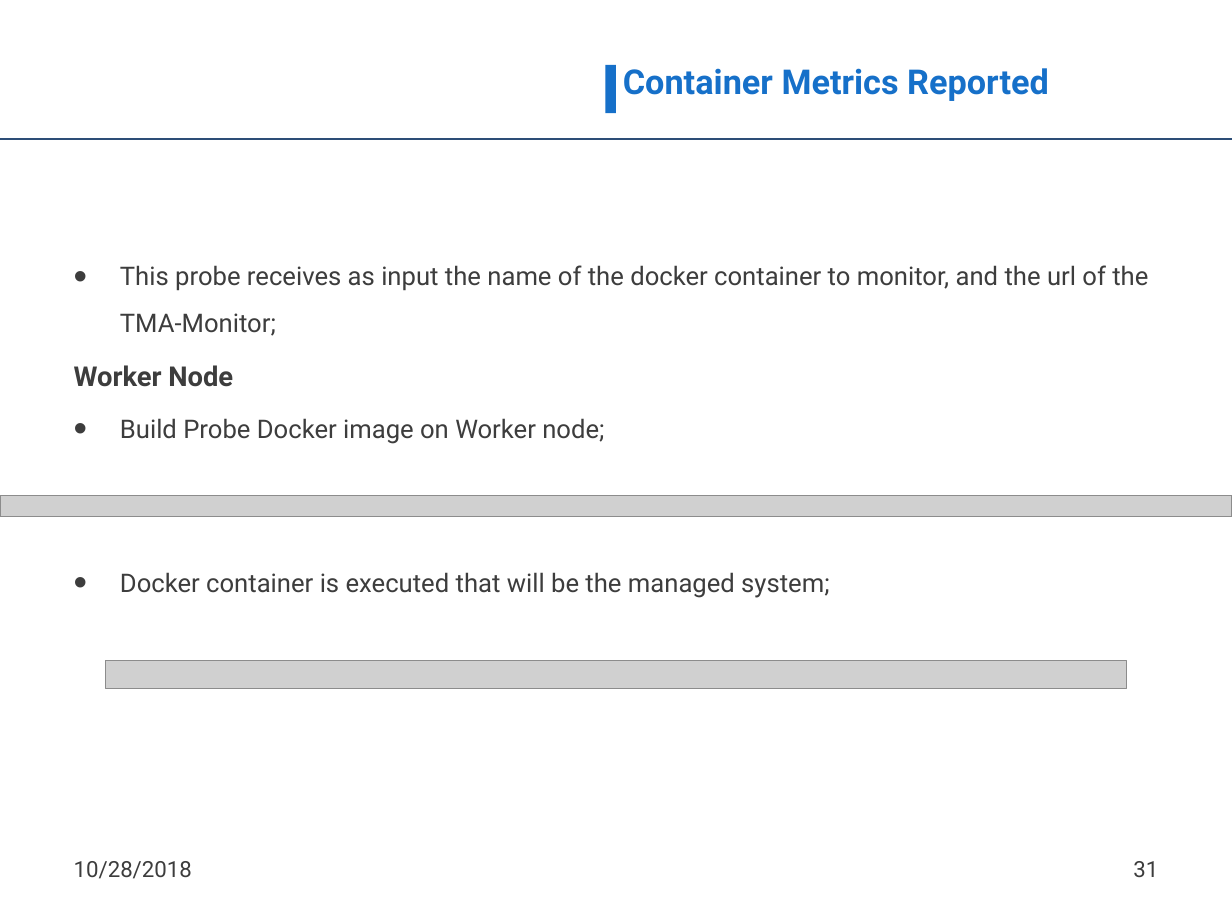
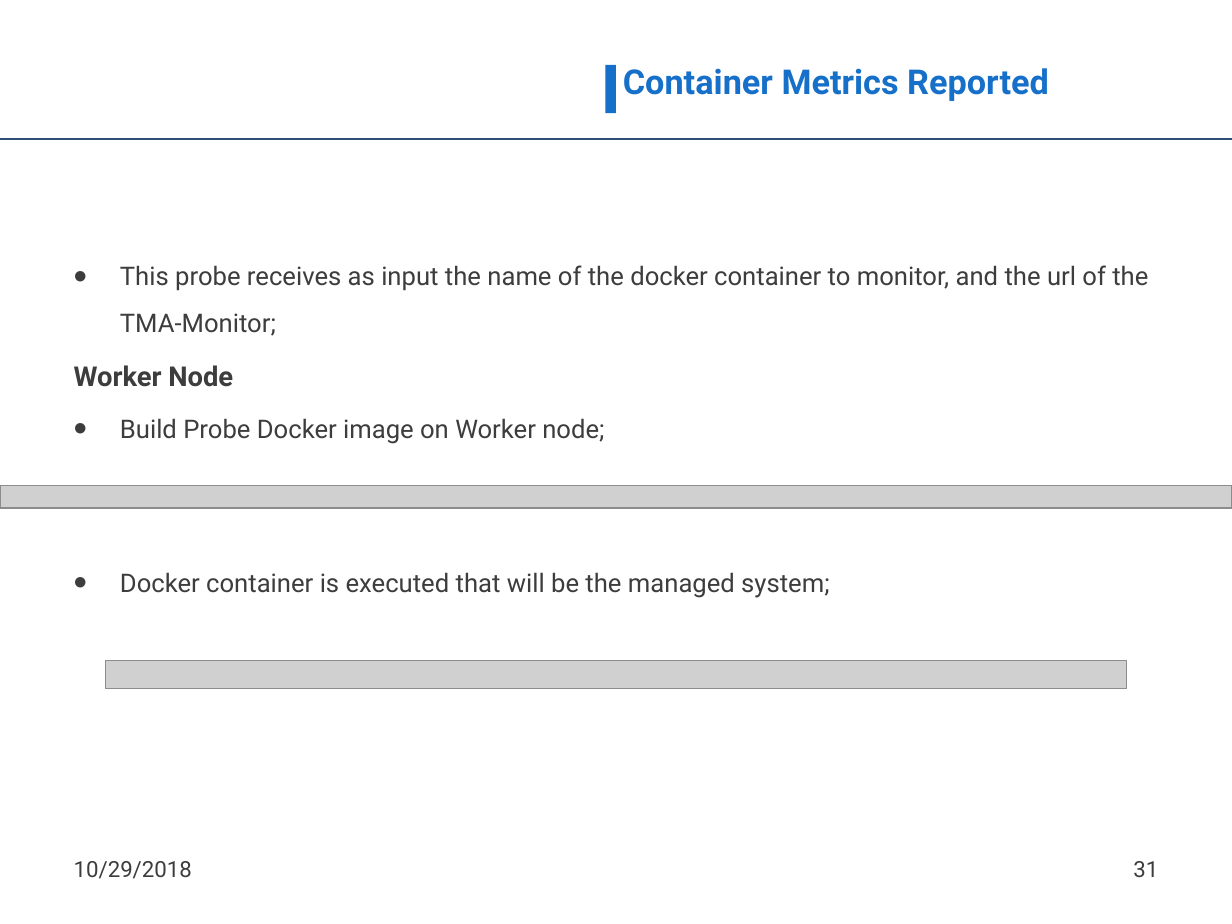
Before and after one commit to nmsa/tma-framework, a slide deck: slide 31 of documents/ATMOSPHERE_TMA_Framework_usage.pptx. Drawn at 1232x924 pixels with LibreOffice and Linux fonts; fonts in the diff are those of the drawing; grey boxes stand for pictures; background and template pictures are left out. Boxes give left, top, right and bottom in pixels: in the first picture for what was removed or moved away, otherwise in the second. Text is boxed around its words. In the diff, an @@ line names an element or a change of style, - is before the commit and + after.

Commit message:
Update Presentation

```diff
--- a/documents/ATMOSPHERE_TMA_Framework_usage.pptx
+++ b/documents/ATMOSPHERE_TMA_Framework_usage.pptx
@@ picture removed at (x1=0, y1=495, x2=1232, y2=516) @@
@@ picture added at (x1=0, y1=485, x2=1232, y2=508) @@
@@ text at (x1=74, y1=861, x2=192, y2=879): text changed @@
-10/28/2018
+10/29/2018
```
Also in this commit, not shown: 31 other slides changed.
